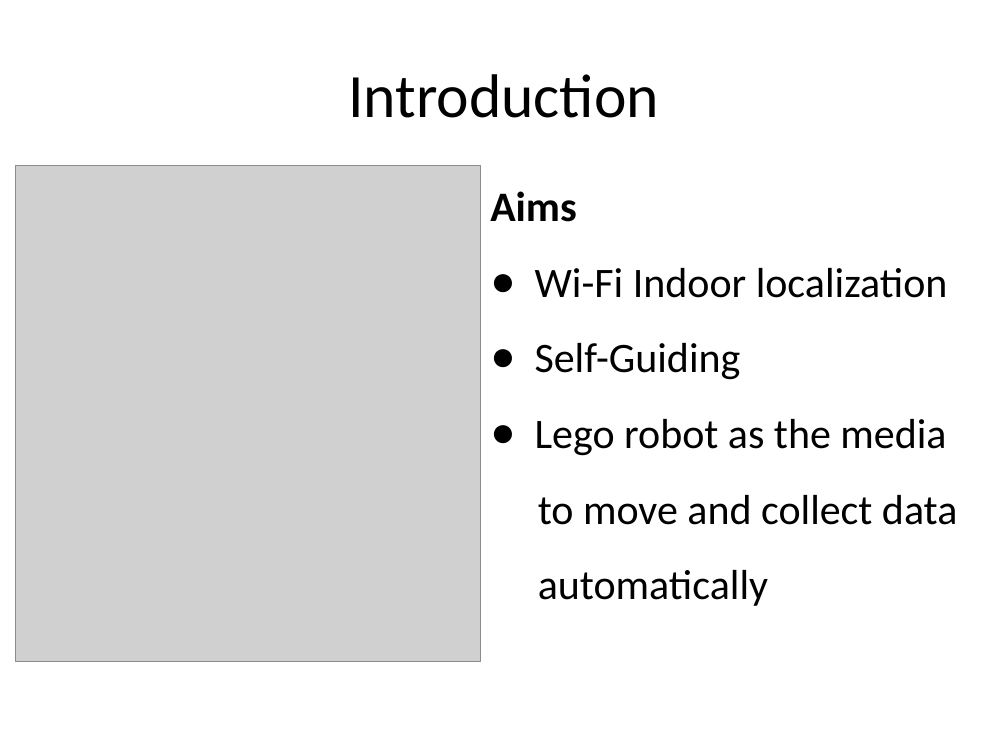
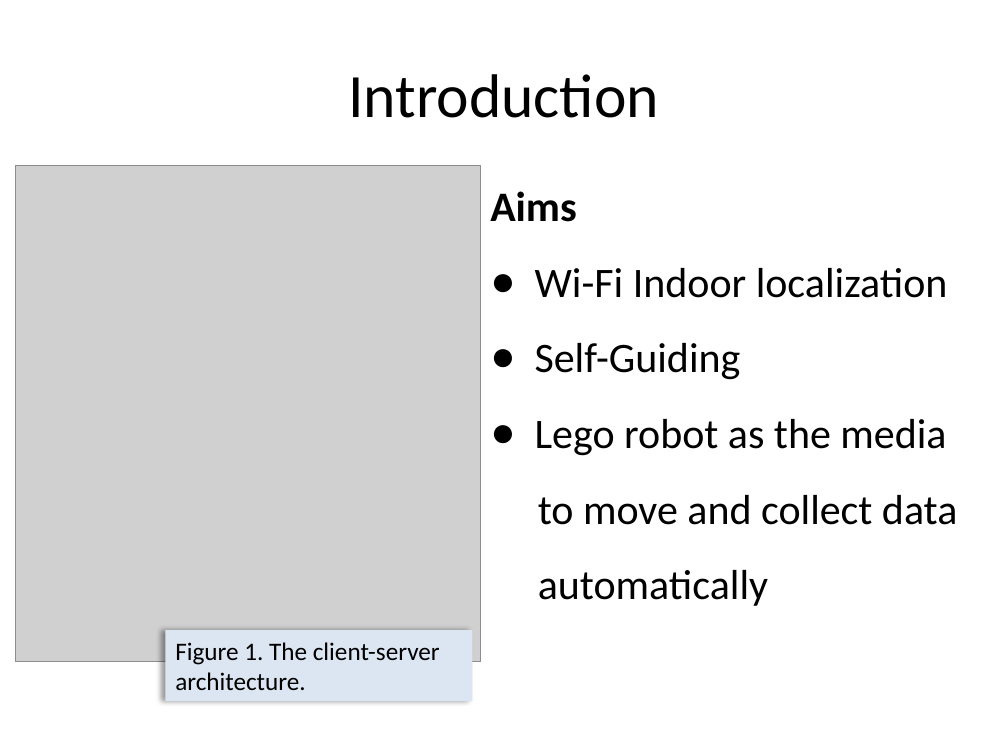
Before and after one commit to venkinarla/qya2, a slide deck: slide 3 of Final Year Porject (QYA2).pptx. Drawn at 1008x756 pixels with LibreOffice and Linux fonts; fonts in the diff are those of the drawing; grey boxes stand for pictures. Boxes give left, top, right and bottom in pixels: in the first picture for what was removed or moved away, otherwise in the second. Text is boxed around its words. In the diff, an @@ line names an element or a change of style, - is before the commit and + after.

```diff
--- a/Final Year Porject (QYA2).pptx
+++ b/Final Year Porject (QYA2).pptx
@@ rectangle added at bbox=[165, 630, 473, 702], fill #DCE6F2, 18 pt, text #000000 @@
+Figure 1. The client-server architecture.
```
Also in this commit, not shown: 4 other slides changed, 2 other files.
